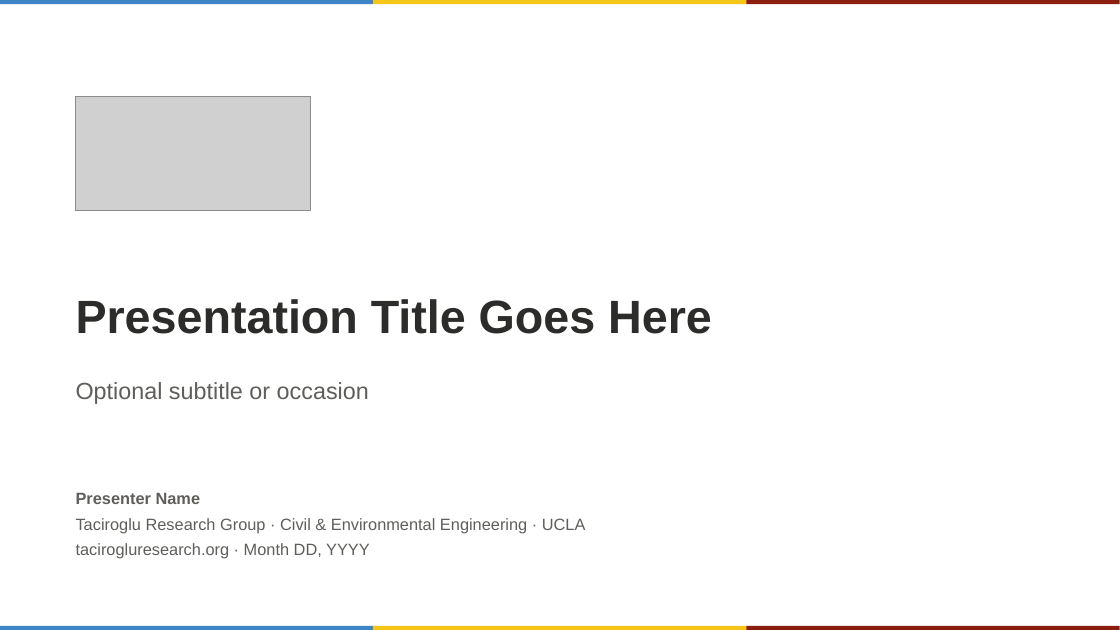
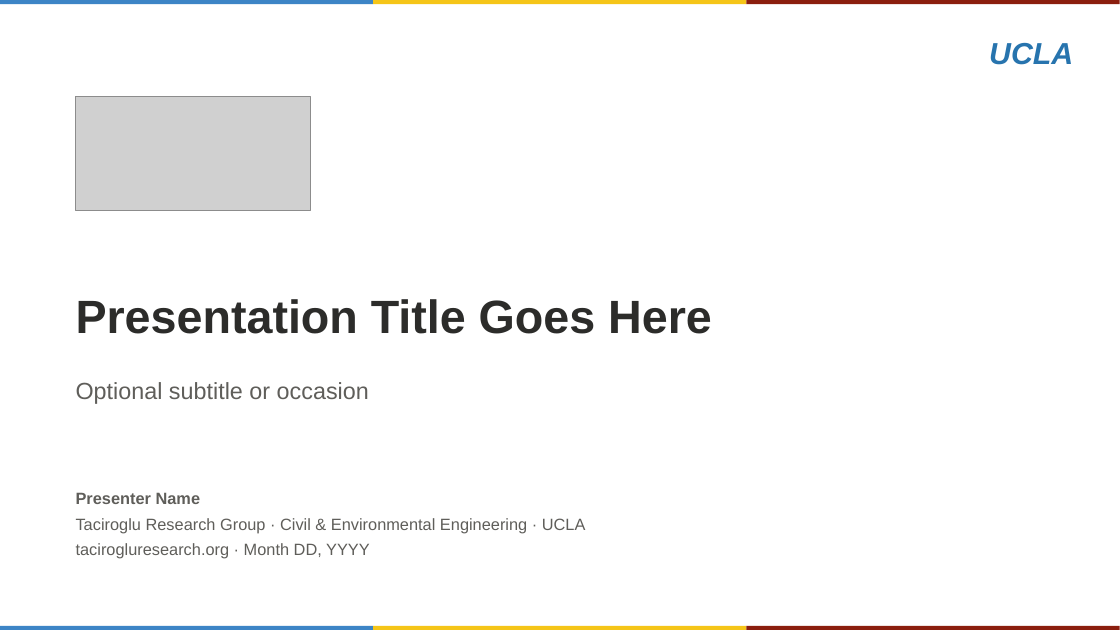
Before and after one commit to TRG-UCLA/templates, a slide deck: slide 1 of TRG-template-ucla-livery.pptx. Drawn at 1120x630 pixels with LibreOffice and Linux fonts; fonts in the diff are those of the drawing; grey boxes stand for pictures. Boxes give left, top, right and bottom in pixels: in the first picture for what was removed or moved away, otherwise in the second. Text is boxed around its words. In the diff, an @@ line names an element or a change of style, - is before the commit and + after.

Commit message:
Add UCLA mark to both templates

```diff
--- a/TRG-template-ucla-livery.pptx
+++ b/TRG-template-ucla-livery.pptx
@@ text added at [989,43,1073,65], 26 pt, text #2774AE, bold, italic @@
+UCLA
```
Also in this commit, not shown: 1 other slide changed, 1 other file.
